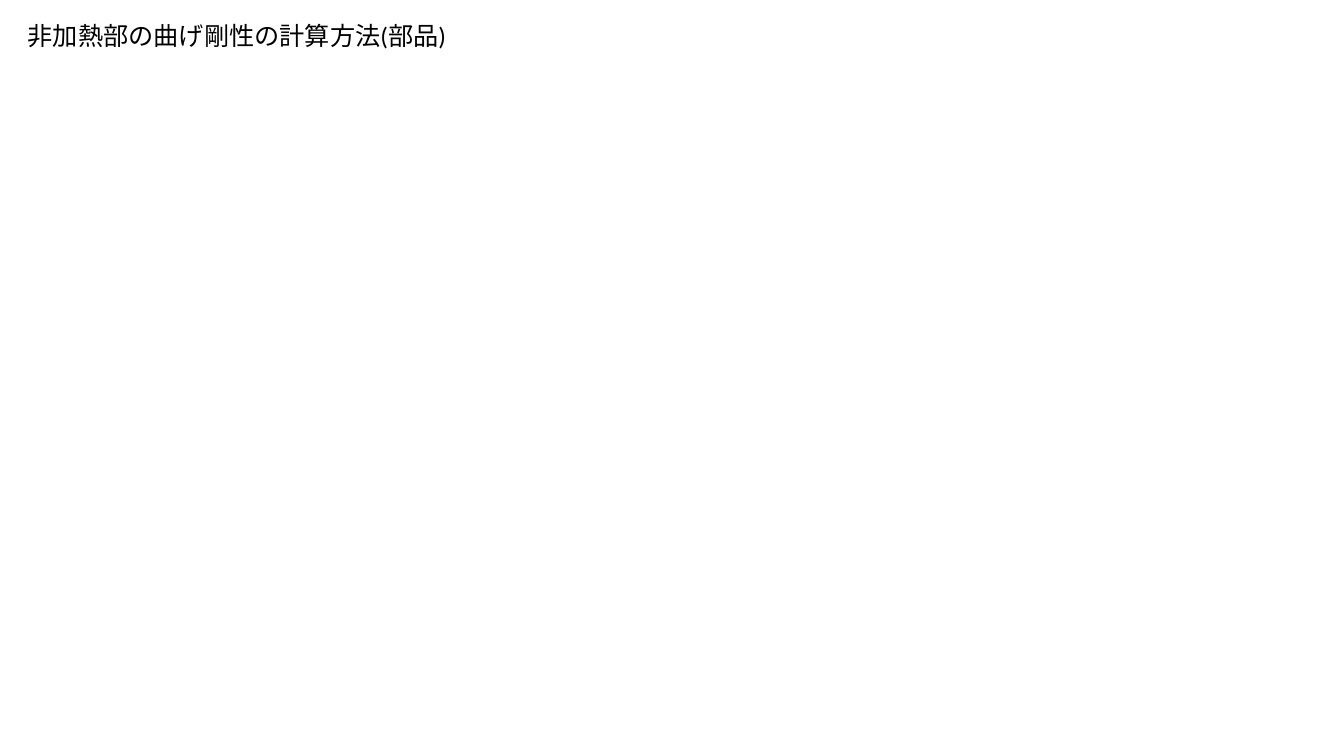
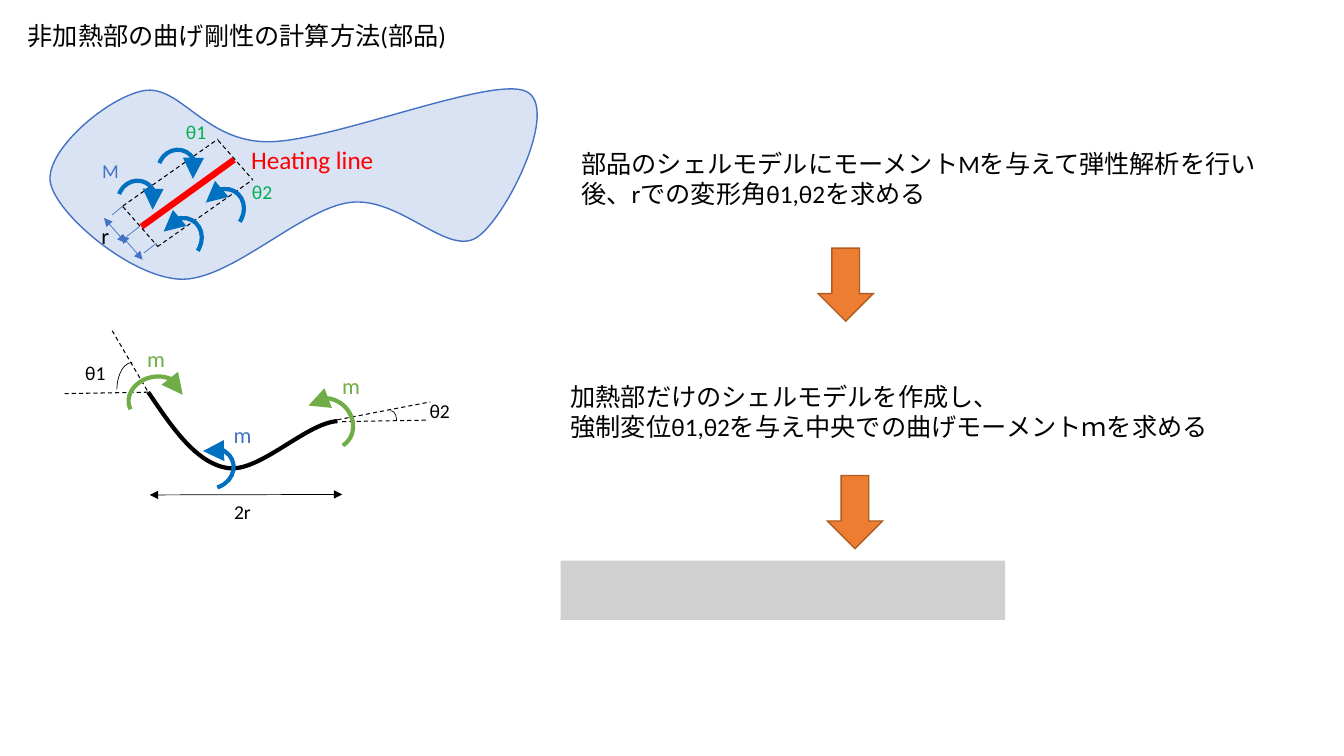
Before and after one commit to yuki0083/research, a slide deck: slide 4 of 剛性計算方法.pptx. Drawn at 1344x756 pixels with LibreOffice and Linux fonts; fonts in the diff are those of the drawing; grey boxes stand for pictures. Boxes give left, top, right and bottom in pixels: in the first picture for what was removed or moved away, otherwise in the second. Text is boxed around its words. In the diff, an @@ line names an element or a change of style, - is before the commit and + after.

Commit message:
固有変形法のフローチャート作成

```diff
--- a/剛性計算方法.pptx
+++ b/剛性計算方法.pptx
@@ group added at <box>50,89,537,279</box>: 8 lines, 5 texts, 4 arc (boxed as its full ellipse)s, 2 double arrows, 1 freeform shape @@
+Heating line
+r
+θ1
+θ2
+M
@@ text added at <box>581,151,1255,206</box>, 18 pt, text #000000 @@
+部品のシェルモデルにモーメントMを与えて弾性解析を行い
+後、rでの変形角θ1,θ2を求める
@@ down arrow added at <box>819,248,874,321</box>, fill #ED7D31, outline #AF5C24 1 pt @@
@@ group added at <box>65,331,450,519</box>: 6 texts, 5 arc (boxed as its full ellipse)s, 4 lines, 1 freeform shape, 1 double arrow @@
+θ1
+θ2
+m
+2r
+m
+m
@@ text added at <box>571,384,1208,439</box>, 18 pt, text #000000 @@
+加熱部だけのシェルモデルを作成し、
+強制変位θ1,θ2を与え中央での曲げモーメントｍを求める
@@ down arrow added at <box>828,476,883,548</box>, fill #ED7D31, outline #AF5C24 1 pt @@
@@ picture added at <box>561,561,1005,620</box> @@
```
Also in this commit, not shown: 1 other slide changed, 1 slide added, 2 other files.
